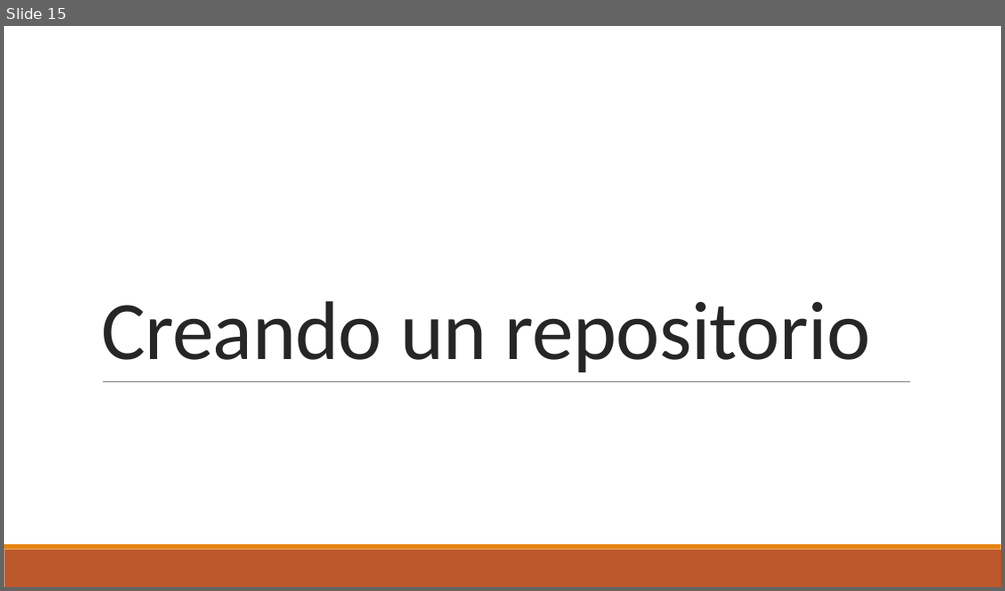
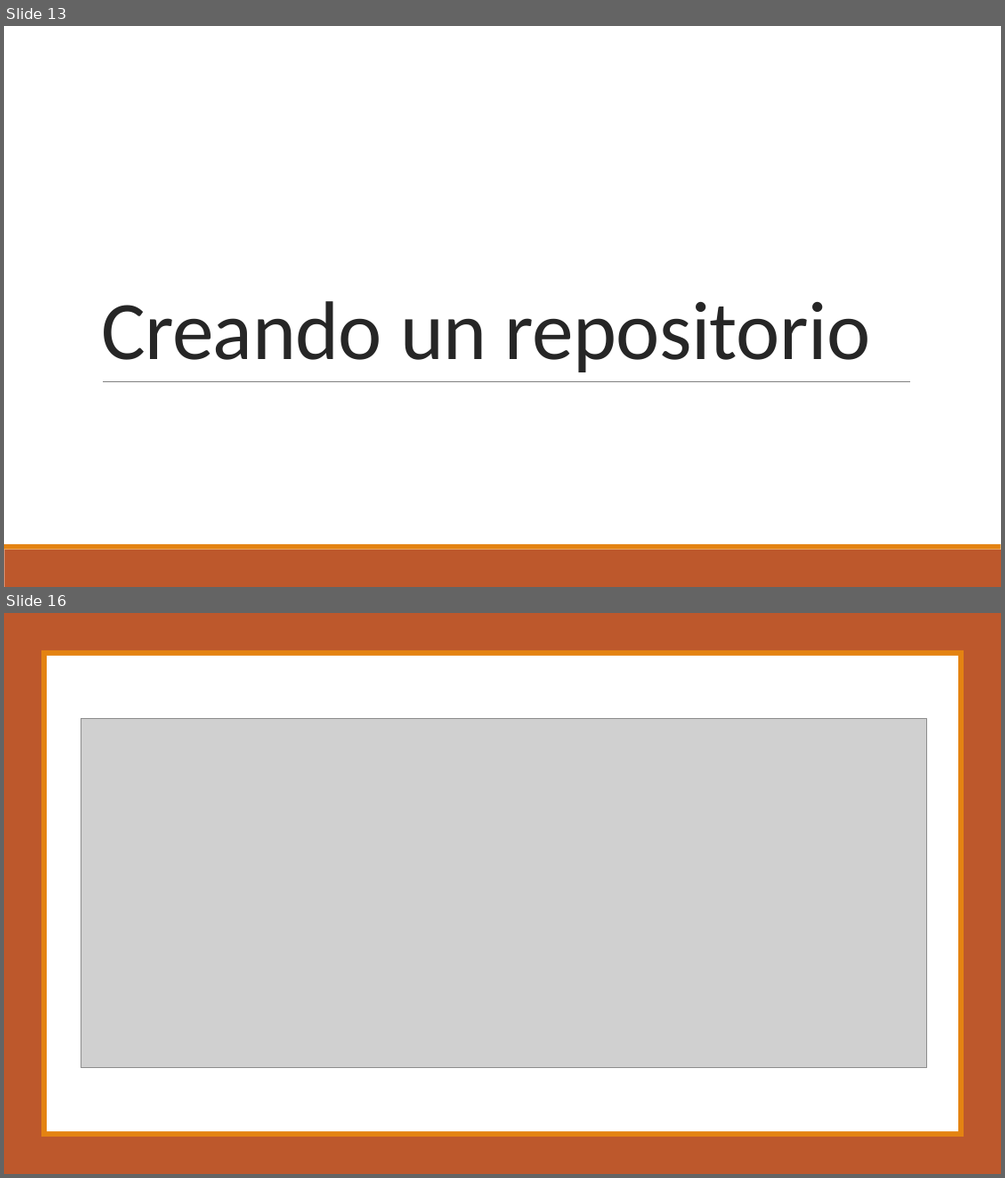
Before and after one commit to DuckHunter213/TutorialGit, a slide deck: Git.pptx. Shown one above the other, each under a label of ours: slide 15 before the commit, slides 13 and 16 after it; the slides between them are not shown. The pictures are 1005x591 and 1005x1178 pixels, drawn with LibreOffice and Linux fonts; fonts in the diff are those of the drawing; grey boxes stand for pictures; background and template pictures are left out. Boxes give left, top, right and bottom in pixels: in the first picture for what was removed or moved away, otherwise in the second. Text is boxed around its words. In the diff, an @@ line names an element or a change of style, - is before the commit and + after.

```diff
--- a/Git.pptx
+++ b/Git.pptx
@@ slide 16 added at (4, 613, 1001, 1174), background #FFFFFF @@
@@ rectangle added at (4, 613, 1001, 1174), fill #BD582C @@
@@ rectangle added at (41, 650, 963, 1136), fill #E48312 @@
@@ rectangle added at (47, 656, 958, 1131), fill #FFFFFF @@
@@ picture added at (81, 718, 926, 1067) @@
@@ rectangle added at (4, 1136, 1001, 1174), fill #BD582C @@
@@ rectangle added at (4, 1131, 1001, 1136), fill #E48312 @@
@@ what was slide 15 is now slide 13 @@
```
Also in this commit, not shown: 2 slides changed, 6 other slides added, 6 slides removed, 1 other file.
